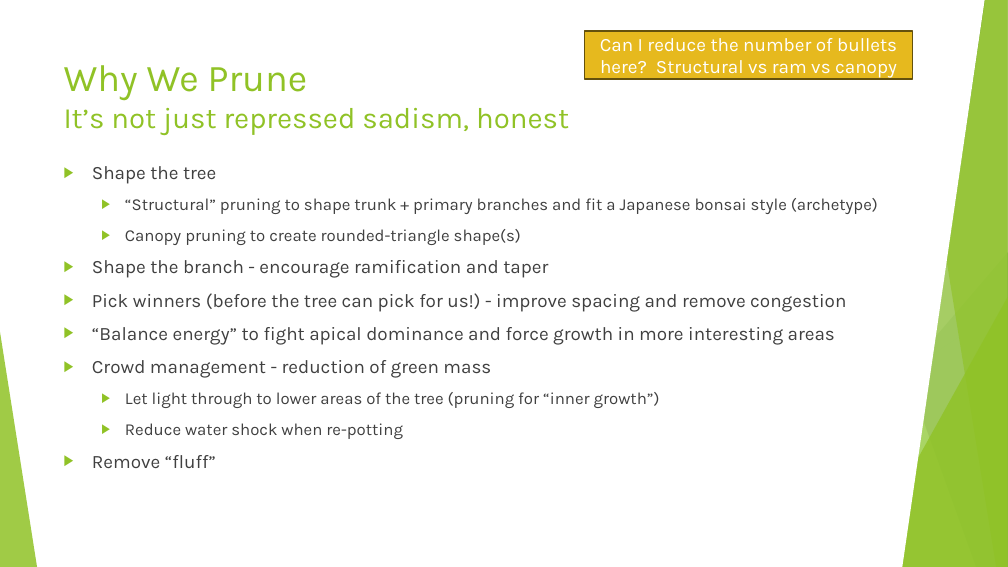
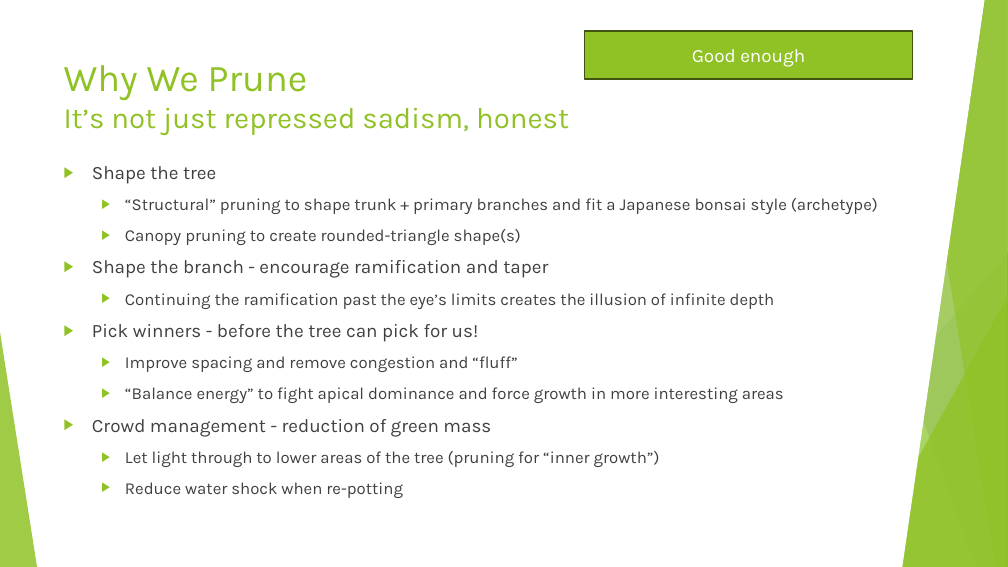
Before and after one commit to AlexLabram/Bonsai, a slide deck: slide 19 of Courseware/Bonsai On A Budget (running).pptx. Drawn at 1008x567 pixels with LibreOffice and Linux fonts; fonts in the diff are those of the drawing. Boxes give left, top, right and bottom in pixels: in the first picture for what was removed or moved away, otherwise in the second. Text is boxed around its words. In the diff, an @@ line names an element or a change of style, - is before the commit and + after.

Commit message:
Finalised "why prune" slide

```diff
--- a/Courseware/Bonsai On A Budget (running).pptx
+++ b/Courseware/Bonsai On A Budget (running).pptx
@@ rectangle "Good enough" at (585, 31, 913, 79): fill #E6B91E to #90C226; outline #65510D 1.5 pt to #3F5511 1.5 pt @@
@@ text in rectangle at (692, 49, 805, 67): text changed @@
-Can I reduce the number of bullets here? Structural vs ram vs canopy
+Good enough
@@ text at (92, 293, 775, 372): text changed; size 18 to 16 pt @@
-▶ Pick winners (before the tree can pick for us!) - improve spacing and remove congestion
+  ▶ Continuing the ramification past the eye’s limits creates the illusion of infinite depth
+▶ Pick winners - before the tree can pick for us!
+  ▶ Improve spacing and remove congestion and “fluff”
@@ text at (125, 387, 784, 403): size 18 to 16 pt in "“Balance energy” to fight apical dominance and ..."; list level 1 to 2 in "“Balance energy” to fight apical ..." @@
@@ text at (92, 455, 216, 468): paragraph removed @@
-▶ Remove “fluff”
```
